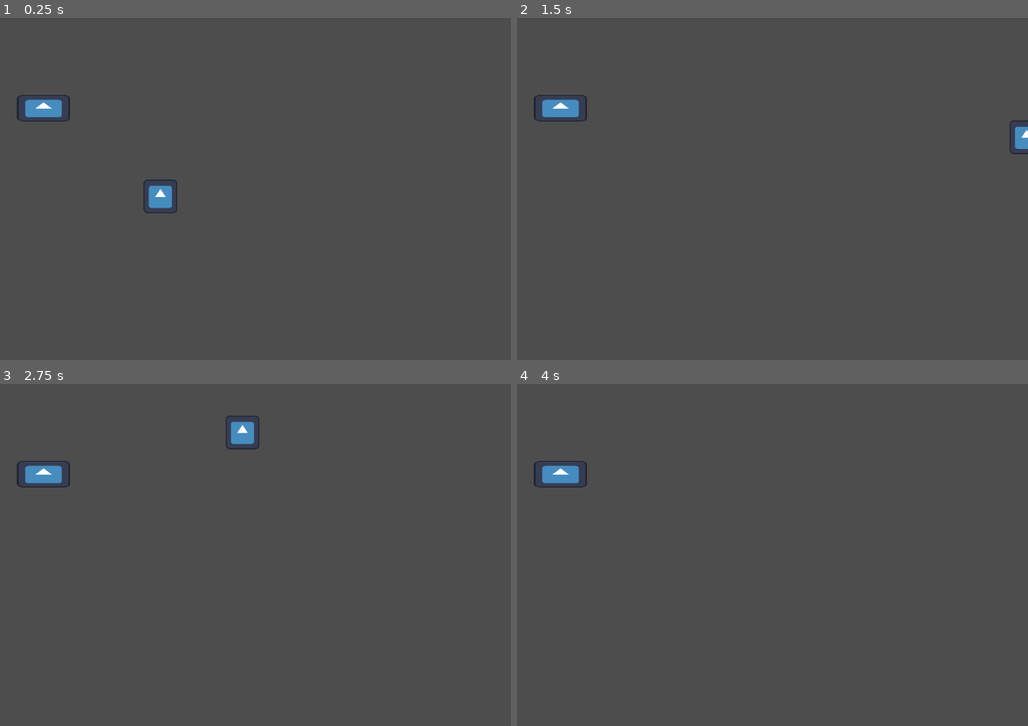
Above: before the commit, frames 1-4 (two rows, left to right).
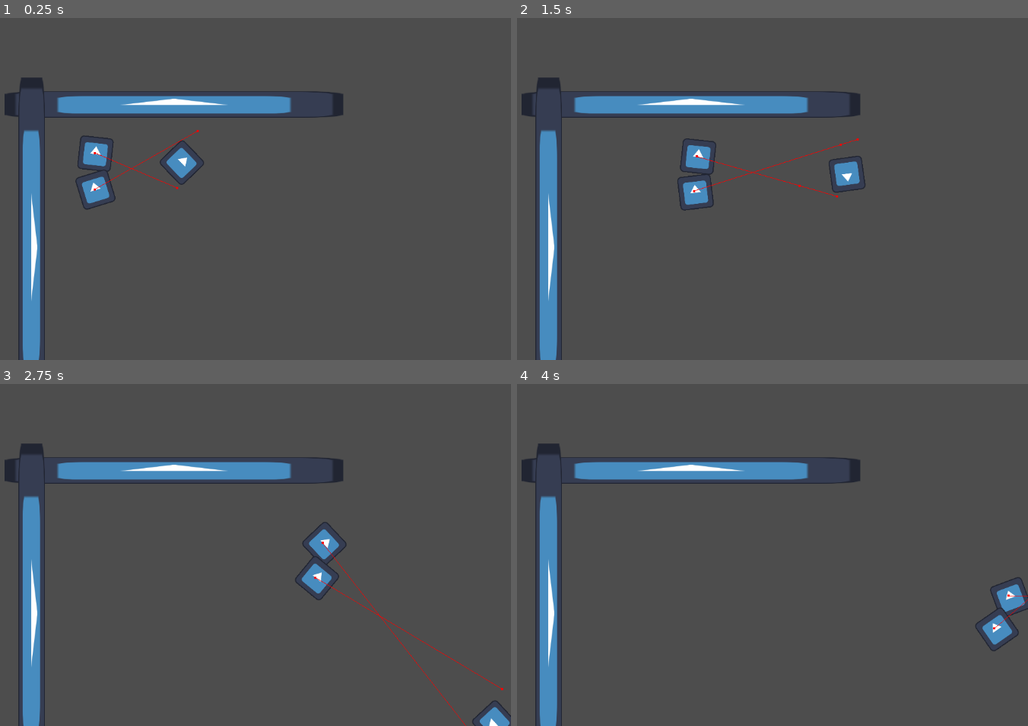
Above: after the commit, the same moments.

Repository: KarumGhag/Hitman4
Game: Godot game, scene res://World/world.tscn
Same seed, same stepped clock (60 frames per second), same inputs: the game is played once before the commit and once after it. The engine's default icon, where the game draws it, is replaced by a stand-in: a white triangle on a blue panel in a dark square.
Inputs (mouse positions are in pixels of both pictures, inside the frame that each line leads up to):
- Up to frame 1 (0.25 s): no input
- Up to frame 2 (1.5 s): move the mouse to (859, 171) at 0.52 s; hold D (right) 0.53-1.28 s; move the mouse to (603, 206) at 1.27 s; hold S (down) from 1.28 s (still down)
- Up to frame 3 (2.75 s): move the mouse to (265, 479) at 2.02 s; release S (down) at 2.03 s; hold D (right) from 2.03 s (still down)
- Up to frame 4 (4 s): move the mouse to (695, 623) at 2.77 s; release D (right) at 2.78 s; hold W (up) 2.78-3.53 s; move the mouse to (905, 606) at 3.52 s; hold A (left) from 3.53 s (still down)

The runs differ from the first frame. In frame 1, 7.9% of the frame differs, in the area x 0-68%, y 17-100%; in frame 2, 7.8%; in frame 3, 7.9%; in frame 4, 7.0%.

Commit message:
many changes (forgot to commit)
-Removed context based steering
-Made enemy FSM
-Made steering

Diff:
--- /dev/null
+++ b/Enemy/enemy.gd
@@ -0,0 +1,28 @@
+extends CharacterBody2D
+
+class_name Enemy
+
+@export var nav : NavigationAgent2D
+@export var player : Player
+
+@export var lineOFSight : RayCast2D
+
+@export var toRotate : Node2D
+
+func _process(_delta) -> void:
+	lineOFSight.target_position.x = getLOSVector().x
+	lineOFSight.target_position.y = getLOSVector().y
+
+	toRotate.look_at(player.global_position)
+
+	move_and_slide()
+
+func getLOSVector() -> Vector2:
+
+	var target : Vector2 = player.global_position
+	var yDiff : float = target.y - global_position.y
+	var xDiff : float = target.x - global_position.x
+
+	var xyDiff : Vector2 = Vector2(xDiff, yDiff)
+
+	return xyDiff
--- a/Enemy/enemy.tscn
+++ b/Enemy/enemy.tscn
@@ -1,17 +1,55 @@
-[gd_scene load_steps=3 format=3 uid="uid://s8o2fn2d2lu8"]
+[gd_scene load_steps=7 format=3 uid="uid://s8o2fn2d2lu8"]
 
+[ext_resource type="Script" path="res://Enemy/enemy.gd" id="1_kxpf7"]
 [ext_resource type="Texture2D" uid="uid://jffjcag0lvea" path="res://Art/icon.svg" id="1_lnlic"]
+[ext_resource type="Script" path="res://EnemyFSM/EnemyFSM.gd" id="3_o2xvu"]
+[ext_resource type="Script" path="res://EnemyFSM/Chase.gd" id="4_ojp4u"]
 
-[sub_resource type="RectangleShape2D" id="RectangleShape2D_ws7gu"]
-size = Vector2(62, 62)
+[sub_resource type="RectangleShape2D" id="RectangleShape2D_iuvow"]
+size = Vector2(220, 202)
 
-[node name="Enemy" type="CharacterBody2D"]
+[sub_resource type="CircleShape2D" id="CircleShape2D_v5i00"]
+radius = 33.2415
 
-[node name="enemyFace" type="Sprite2D" parent="."]
+[node name="Enemy" type="CharacterBody2D" node_paths=PackedStringArray("nav", "lineOFSight", "toRotate")]
+motion_mode = 1
+wall_min_slide_angle = 0.0174533
+script = ExtResource("1_kxpf7")
+nav = NodePath("Navigation")
+lineOFSight = NodePath("LOSRay")
+toRotate = NodePath("ToRotate")
+
+[node name="ToRotate" type="Node2D" parent="."]
+
+[node name="enemyFace" type="Sprite2D" parent="ToRotate"]
 position = Vector2(0, 1)
 scale = Vector2(0.5, 0.5)
 texture = ExtResource("1_lnlic")
 
-[node name="CollisionShape2D" type="CollisionShape2D" parent="."]
+[node name="Sight" type="Area2D" parent="ToRotate"]
+
+[node name="CollisionShape2D" type="CollisionShape2D" parent="ToRotate/Sight"]
+position = Vector2(109, 0)
+shape = SubResource("RectangleShape2D_iuvow")
+
+[node name="EnemyCollider" type="CollisionShape2D" parent="."]
 position = Vector2(0, 1)
-shape = SubResource("RectangleShape2D_ws7gu")
+shape = SubResource("CircleShape2D_v5i00")
+
+[node name="LOSRay" type="RayCast2D" parent="."]
+target_position = Vector2(50, 0)
+
+[node name="Navigation" type="NavigationAgent2D" parent="."]
+avoidance_enabled = true
+debug_enabled = true
+
+[node name="FSM" type="Node2D" parent="." node_paths=PackedStringArray("currentState")]
+script = ExtResource("3_o2xvu")
+currentState = NodePath("Chase")
+
+[node name="Chase" type="Node2D" parent="FSM" node_paths=PackedStringArray("chaseState", "body", "lineOFSight")]
+scale = Vector2(1.02166, 0.980831)
+script = ExtResource("4_ojp4u")
+chaseState = NodePath(".")
+body = NodePath("../..")
+lineOFSight = NodePath("../../LOSRay")
--- /dev/null
+++ b/EnemyFSM/Chase.gd
@@ -0,0 +1,75 @@
+extends EnemyState
+
+class_name ChaseState
+
+
+#State managment
+
+var player : Player
+var targetOffset : Vector2
+var offsetRange : int = 70
+
+var offsetChangeTimer : Timer
+@export var offsetTime : float = 5
+
+func onEnter() -> void:
+	player = body.player
+	nav = body.nav
+	if player == null:
+		print_debug(str(self) + " has no player")
+
+
+	#the target offset is a random vector added to the target to make different enemies have different targets
+	newOffset()
+
+	#creates a timer that runs out every 10 seconds to create a new target
+	offsetChangeTimer = Timer.new()
+	offsetChangeTimer.autostart = true
+	offsetChangeTimer.one_shot = false
+	add_child(offsetChangeTimer)
+	offsetChangeTimer.connect("timeout", newOffset)
+	offsetChangeTimer.start(offsetTime)
+
+
+
+#removes the offset timer from the queue
+func onExit() -> void:
+	offsetChangeTimer.queue_free()
+
+func newOffset() -> void:
+	targetOffset = Vector2(randi_range(-offsetRange, offsetRange), randi_range(-offsetRange, offsetRange))
+
+
+var speed : float = 300
+var accel : float = 0.08
+
+var steering : Vector2
+var mass : float = 5
+
+var nav : NavigationAgent2D
+var direction : Vector2 = Vector2.ZERO
+
+var velocity : Vector2
+var global_position : Vector2
+
+func state_process(_delta) -> void:
+	global_position = body.global_position
+	#gets where to go
+	nav.target_position = getTarget()
+
+	#normalized vector to move to to get the to target
+	direction = nav.get_next_path_position() - global_position
+	direction = direction.normalized() * speed
+
+	#calc for steering smoothley
+	steering = (direction - velocity) / mass
+	velocity += steering * accel
+
+	#basically move and slide()
+	body.velocity = velocity
+
+
+
+
+func getTarget() -> Vector2:
+	return player.global_position + targetOffset
--- /dev/null
+++ b/EnemyFSM/EnState.gd
@@ -0,0 +1,20 @@
+extends Node
+
+class_name EnemyState
+
+@export var chaseState : ChaseState
+
+var nextState : EnemyState = null
+@export var body : CharacterBody2D
+
+@export var lineOFSight : RayCast2D
+
+
+func onExit() -> void:
+	pass
+
+func onEnter() -> void:
+	pass
+
+func state_process(_delta) -> void:
+	pass
--- /dev/null
+++ b/EnemyFSM/EnemyFSM.gd
@@ -0,0 +1,21 @@
+extends Node2D
+
+class_name EnemyFSM
+
+@export var currentState : EnemyState
+
+func _ready():
+    currentState.onEnter()
+
+func _process(delta) -> void:
+    currentState.state_process(delta)
+    if currentState.nextState != null:
+        changeState(currentState.newState)
+
+func changeState(newState) -> void:
+    if currentState != null:
+        currentState.newState = null
+        currentState.onExit()
+
+    currentState = newState
+    currentState.onEnter()
--- /dev/null
+++ b/GunSystem/GunClass.gd
@@ -0,0 +1,11 @@
+extends Node
+
+
+# Called when the node enters the scene tree for the first time.
+func _ready():
+	pass # Replace with function body.
+
+
+# Called every frame. 'delta' is the elapsed time since the previous frame.
+func _process(delta):
+	pass
--- /dev/null
+++ b/Pathfinding/dangerRay.gd
@@ -0,0 +1,41 @@
+extends RayCast2D
+
+class_name DangerRay
+
+var noLongerDangerous : Timer
+
+var maxTime = 0.5
+
+func _ready() -> void:
+	noLongerDangerous = Timer.new()
+	noLongerDangerous.autostart = false
+	noLongerDangerous.one_shot = true
+	noLongerDangerous.wait_time = maxTime
+
+	add_child(noLongerDangerous)
+	noLongerDangerous.connect("timeout", timeout)
+
+@export var pathFindingComponent : PathfindingComponent
+@export_range(0, 7) var rayNum : int
+
+func start() -> void:
+	print(str(rayNum) + ": started")
+	noLongerDangerous.start()
+
+
+var timedOut : bool
+
+func timeout() -> void:
+	timedOut = true
+
+	pathFindingComponent.dangers[rayNum] = 0
+	print(pathFindingComponent.dangers[rayNum])
+
+func _process(_delta) -> void:
+	if is_colliding():
+		noLongerDangerous.start()
+		timedOut = false
+
+
+	if noLongerDangerous.time_left == 0:
+		pathFindingComponent.dangers[rayNum] = 0
--- a/Pathfinding/pathfind_component.gd
+++ b/Pathfinding/pathfind_component.gd
@@ -4,7 +4,7 @@
 
 @export var body : CharacterBody2D
 
-@export var rays : Array[RayCast2D]
+@export var rays : Array[DangerRay]
 var directions : Array[Vector2] = [Vector2(0, -1), Vector2(1, -1), Vector2(1, 0), Vector2(1, -1), Vector2(0, 1), Vector2(-1, 1), Vector2(-1, 0), Vector2(-1, 1)]
 
 var target : Vector2
@@ -13,11 +13,14 @@
 var interests : Array[float]
 var contextMap : Array[float]
 var dangers : Array[float]
-var dangerSize : float = 5
+var dangerSize : float = -5
 
 var bestDirection : Vector2
 
 var steeringForce : Vector2
+
+
+@export var navigationAgent : NavigationAgent2D
 
 func _ready():
 	print(rays)
@@ -29,7 +32,8 @@
 
 
 func getTarget() -> void:
-	target = get_global_mouse_position()
+	navigationAgent.target_position = get_global_mouse_position()
+	target = navigationAgent.get_next_path_position()
 
 	localVector = body.global_position - target
 	localVector = localVector.normalized()
@@ -39,8 +43,23 @@
 		interests[i] = localVector.dot(directions[i])
 		if rays[i].is_colliding():
 			dangers[i] = dangerSize
+
+			if i + 1 == 8:
+				dangers[0] = dangerSize
+				#dangers[i - 1] = dangerSize
+
+			elif i - 1 == -1:
+				dangers[7] = dangerSize
+				#dangers[i + 1] = dangerSize
+
+			else:
+				dangers[i + 1] = dangerSize
+				#dangers[i - 1] = dangerSize
+
 		else:
-			dangers[i] = 0
+			#rays[i].start()
+			pass
+
 
 	for i in range(len(contextMap)):
 		contextMap[i] =  dangers[i] - interests[i]
@@ -55,14 +74,30 @@
 			index = i
 
 	bestDirection = directions[index]
+
 	return bestDirection
 
-func _process(delta) -> void:
+@export var label : Label
+
+func _process(_delta) -> void:
+
 	getTarget()
 	getInterests()
 
-	steeringForce = (localVector - body.velocity).normalized() * 100
-	body.velocity += getLargest() * delta * 1000
+	steeringForce = (getLargest() - body.velocity).normalized() * 100
+	body.velocity += getLargest() * 5
+	body.velocity = body.velocity.clamp(Vector2(-100, -100), Vector2(100, 100))
 	body.move_and_slide()
 
-	pass
+
+
+	var timesLeft : Array[float]
+	timesLeft.resize(7)
+	for i in range(len(rays) - 1):
+		timesLeft[i] = rays[i].noLongerDangerous.time_left
+
+	if label != null:
+		label.text = "Danger: " + str(dangers) + "\nContext: " + str(contextMap) + "\nBest direction: " + str(getLargest()) + "\nTimers: " + str(timesLeft)
+
+
+	#print(timesLeft)
--- a/Pathfinding/pathfind_component.tscn
+++ b/Pathfinding/pathfind_component.tscn
@@ -1,32 +1,67 @@
-[gd_scene load_steps=2 format=3 uid="uid://bq3uyl31imene"]
+[gd_scene load_steps=3 format=3 uid="uid://bq3uyl31imene"]
 
 [ext_resource type="Script" path="res://Pathfinding/pathfind_component.gd" id="1_6ao4k"]
+[ext_resource type="Script" path="res://Pathfinding/dangerRay.gd" id="2_ttncr"]
 
-[node name="PathfindComponent" type="Node2D" node_paths=PackedStringArray("rays")]
+[node name="PathfindComponent" type="Node2D" node_paths=PackedStringArray("rays", "navigationAgent", "label")]
 script = ExtResource("1_6ao4k")
 rays = [NodePath("Casts/RayCast2D"), NodePath("Casts/RayCast2D2"), NodePath("Casts/RayCast2D3"), NodePath("Casts/RayCast2D4"), NodePath("Casts/RayCast2D5"), NodePath("Casts/RayCast2D6"), NodePath("Casts/RayCast2D7"), NodePath("Casts/RayCast2D8")]
+navigationAgent = NodePath("NavigationAgent2D")
+label = NodePath("Control/Label")
 
 [node name="Casts" type="Node2D" parent="."]
 
-[node name="RayCast2D" type="RayCast2D" parent="Casts"]
+[node name="RayCast2D" type="RayCast2D" parent="Casts" node_paths=PackedStringArray("pathFindingComponent")]
+script = ExtResource("2_ttncr")
+pathFindingComponent = NodePath("../..")
 
-[node name="RayCast2D2" type="RayCast2D" parent="Casts"]
-target_position = Vector2(34, 39)
+[node name="RayCast2D2" type="RayCast2D" parent="Casts" node_paths=PackedStringArray("pathFindingComponent")]
+target_position = Vector2(45, 45)
+script = ExtResource("2_ttncr")
+pathFindingComponent = NodePath("../..")
+rayNum = 1
 
-[node name="RayCast2D3" type="RayCast2D" parent="Casts"]
+[node name="RayCast2D3" type="RayCast2D" parent="Casts" node_paths=PackedStringArray("pathFindingComponent")]
 target_position = Vector2(50, 0)
+script = ExtResource("2_ttncr")
+pathFindingComponent = NodePath("../..")
+rayNum = 2
 
-[node name="RayCast2D4" type="RayCast2D" parent="Casts"]
-target_position = Vector2(40, -40)
+[node name="RayCast2D4" type="RayCast2D" parent="Casts" node_paths=PackedStringArray("pathFindingComponent")]
+target_position = Vector2(45, -45)
+script = ExtResource("2_ttncr")
+pathFindingComponent = NodePath("../..")
+rayNum = 3
 
-[node name="RayCast2D5" type="RayCast2D" parent="Casts"]
+[node name="RayCast2D5" type="RayCast2D" parent="Casts" node_paths=PackedStringArray("pathFindingComponent")]
 target_position = Vector2(0, -50)
+script = ExtResource("2_ttncr")
+pathFindingComponent = NodePath("../..")
+rayNum = 4
 
-[node name="RayCast2D6" type="RayCast2D" parent="Casts"]
-target_position = Vector2(-40, -40)
+[node name="RayCast2D6" type="RayCast2D" parent="Casts" node_paths=PackedStringArray("pathFindingComponent")]
+target_position = Vector2(-45, -45)
+script = ExtResource("2_ttncr")
+pathFindingComponent = NodePath("../..")
+rayNum = 5
 
-[node name="RayCast2D7" type="RayCast2D" parent="Casts"]
-target_position = Vector2(-59, 0)
+[node name="RayCast2D7" type="RayCast2D" parent="Casts" node_paths=PackedStringArray("pathFindingComponent")]
+target_position = Vector2(-50, 0)
+script = ExtResource("2_ttncr")
+pathFindingComponent = NodePath("../..")
+rayNum = 6
 
-[node name="RayCast2D8" type="RayCast2D" parent="Casts"]
-target_position = Vector2(-40, 40)
+[node name="RayCast2D8" type="RayCast2D" parent="Casts" node_paths=PackedStringArray("pathFindingComponent")]
+target_position = Vector2(-45, 45)
+script = ExtResource("2_ttncr")
+pathFindingComponent = NodePath("../..")
+rayNum = 7
+
+[node name="NavigationAgent2D" type="NavigationAgent2D" parent="."]
+debug_enabled = true
+
+[node name="Control" type="CanvasLayer" parent="."]
+
+[node name="Label" type="Label" parent="Control"]
+offset_right = 40.0
+offset_bottom = 23.0
--- a/Player/player.gd
+++ b/Player/player.gd
@@ -3,17 +3,26 @@
 class_name Player
 
 @export var speed : float = 550
-@export var accel : float = 35
+@export var accel : float = 0.07
 
 var direction : Vector2 = Vector2.ZERO
+
+var steering : Vector2
+var mass : float = 2
+
 
 func _process(_delta) -> void:
 	direction = Input.get_vector("left", "right", "up", "down")
 
-	direction = direction.normalized()
+	direction = direction.normalized() * speed
 
-	velocity.x = move_toward(velocity.x, direction.x * speed, accel)
-	velocity.y = move_toward(velocity.y, direction.y * speed, accel)
+	#velocity.x = move_toward(velocity.x, direction.x, accel)
+	#velocity.y = move_toward(velocity.y, direction.y, accel)
+
+	steering = (direction - velocity) / mass
+
+	velocity += steering * accel
+
 
 	look_at(get_global_mouse_position())
 
--- a/Player/player.tscn
+++ b/Player/player.tscn
@@ -7,6 +7,7 @@
 size = Vector2(62, 62)
 
 [node name="Player" type="CharacterBody2D"]
+position = Vector2(0, 1)
 script = ExtResource("1_4eru0")
 
 [node name="Icon" type="Sprite2D" parent="."]
--- a/World/world.tscn
+++ b/World/world.tscn
@@ -1,27 +1,63 @@
-[gd_scene load_steps=5 format=3 uid="uid://cq71lr407eab8"]
+[gd_scene load_steps=6 format=3 uid="uid://cq71lr407eab8"]
 
 [ext_resource type="Texture2D" uid="uid://jffjcag0lvea" path="res://Art/icon.svg" id="1_muac8"]
 [ext_resource type="PackedScene" uid="uid://s8o2fn2d2lu8" path="res://Enemy/enemy.tscn" id="2_181t4"]
-[ext_resource type="PackedScene" uid="uid://bq3uyl31imene" path="res://Pathfinding/pathfind_component.tscn" id="2_oq2dg"]
+[ext_resource type="PackedScene" uid="uid://1l13jv08hnfd" path="res://Player/player.tscn" id="3_1fj7k"]
+
+[sub_resource type="NavigationPolygon" id="NavigationPolygon_cpu4h"]
+vertices = PackedVector2Array(1811.09, 15.9609, 861.75, 206, 861.75, 136, -158.063, 9.03125, 231, 136, -165.93, 1246.42, 231, 760.5, 1821.9, 1137.53, 301, 760.5, 301, 206)
+polygons = Array[PackedInt32Array]([PackedInt32Array(0, 1, 2), PackedInt32Array(3, 0, 2, 4), PackedInt32Array(5, 3, 4, 6), PackedInt32Array(7, 5, 6, 8), PackedInt32Array(0, 7, 8, 1), PackedInt32Array(1, 8, 9)])
+outlines = Array[PackedVector2Array]([PackedVector2Array(1821, 6, 1832, 1147, -176, 1257, -168, -1)])
 
 [sub_resource type="RectangleShape2D" id="RectangleShape2D_l6hoe"]
+size = Vector2(120.9, 20)
 
 [node name="World" type="Node2D"]
 
-[node name="Enemy" parent="." instance=ExtResource("2_181t4")]
-position = Vector2(454, 337)
+[node name="Enemy" parent="." node_paths=PackedStringArray("player") instance=ExtResource("2_181t4")]
+position = Vector2(357, 253)
+player = NodePath("../Player")
 
-[node name="PathfindComponent" parent="Enemy" node_paths=PackedStringArray("body") instance=ExtResource("2_oq2dg")]
-body = NodePath("..")
+[node name="Enemy2" parent="." node_paths=PackedStringArray("player") instance=ExtResource("2_181t4")]
+position = Vector2(357, 328)
+player = NodePath("../Player")
 
-[node name="StaticBody2D" type="StaticBody2D" parent="."]
+[node name="NavigationRegion2D" type="NavigationRegion2D" parent="."]
+position = Vector2(-23, -7)
+navigation_polygon = SubResource("NavigationPolygon_cpu4h")
+
+[node name="StaticBody2D" type="StaticBody2D" parent="NavigationRegion2D"]
 position = Vector2(266, 171)
 
-[node name="Icon" type="Sprite2D" parent="StaticBody2D"]
-position = Vector2(-0.249994, -0.125001)
-scale = Vector2(0.785156, 0.392578)
+[node name="Icon" type="Sprite2D" parent="NavigationRegion2D/StaticBody2D"]
+position = Vector2(270.25, -0.125001)
+scale = Vector2(5.01172, 0.392578)
 texture = ExtResource("1_muac8")
 
-[node name="CollisionShape2D" type="CollisionShape2D" parent="StaticBody2D"]
+[node name="CollisionShape2D" type="CollisionShape2D" parent="NavigationRegion2D/StaticBody2D"]
+position = Vector2(283.5, 0)
 scale = Vector2(5, 2.5)
 shape = SubResource("RectangleShape2D_l6hoe")
+
+[node name="StaticBody2D2" type="StaticBody2D" parent="NavigationRegion2D"]
+position = Vector2(266, 171)
+rotation = 1.57079
+
+[node name="Icon" type="Sprite2D" parent="NavigationRegion2D/StaticBody2D2"]
+position = Vector2(270.25, -0.125001)
+scale = Vector2(5.01172, 0.392578)
+texture = ExtResource("1_muac8")
+
+[node name="CollisionShape2D" type="CollisionShape2D" parent="NavigationRegion2D/StaticBody2D2"]
+position = Vector2(277.25, 0)
+scale = Vector2(5, 2.5)
+shape = SubResource("RectangleShape2D_l6hoe")
+
+[node name="Label" type="Label" parent="."]
+offset_left = 10.0
+offset_top = 11.0
+offset_right = 318.0
+offset_bottom = 34.0
+
+[node name="Player" parent="." instance=ExtResource("3_1fj7k")]
+position = Vector2(528, 274)
--- a/project.godot
+++ b/project.godot
@@ -42,3 +42,7 @@
 "events": [Object(InputEventKey,"resource_local_to_scene":false,"resource_name":"","device":-1,"window_id":0,"alt_press …(192 unchanged characters)…
 ]
 }
+
+[navigation]
+
+2d/use_edge_connections=false
